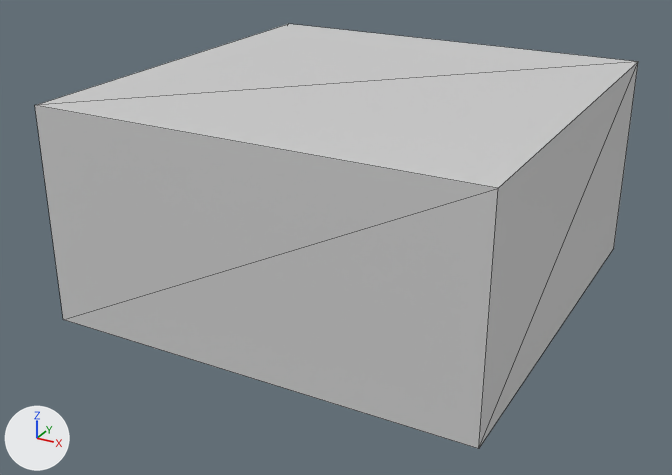
One commit to the COLLADA model res/modals/shapes/halfCube.dae: the scene before it, then after it.
One viewpoint serves both versions: a 50 mm camera at (0.942, -1.837, 0.521) aimed at (-0.029, -0.072, -0.362). Lighting does not change. The marker at lower left points along +X, +Y and +Z. Mesh edges are drawn as thin lines.

The first picture shows 'SHAPE'.
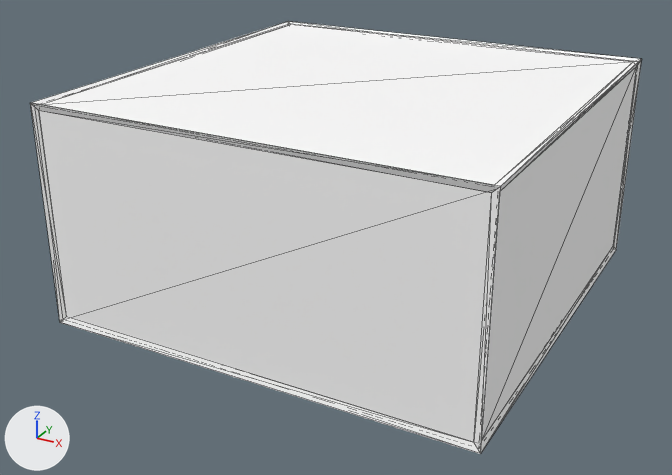
Where the change shows, as pixel boxes [x1, y1, x2, y2] in the pictures (672 x 475 px):
```json
{"object": "SHAPE", "change": "recoloured, surface changed", "before": [35, 24, 638, 449], "after": [35, 24, 638, 449]}
{"object": "WireFrame", "change": "added", "after": [30, 21, 642, 454]}
```

Edits to the scene script, one JSON object a line:
```json
{"op": "set", "path": "mat_material.base_color", "old": "(0.64, 0.64, 0.64)", "new": "(1.0, 1.0, 1.0)", "note": "light grey #d1d1d1 -> white #ffffff"}
{"op": "set", "path": "mat_material.roughness", "old": "0.44", "new": "0.9"}
{"op": "add", "block": "me_cube_001", "code": ["me_cube_001 = bpy.data.meshes.new('Cube.001')", "me_cube_001.from_pydata(...)  # 40 vertices, 96 faces; spans x -0.506..0.506, y -0.506..0.506, z -0.506..0.006", "me_cube_001.materials.append(mat_material)  # white #ffffff"]}
{"op": "add", "block": "ob_wireframe", "code": ["ob_wireframe = bpy.data.objects.new('WireFrame', me_cube_001)", "ob_wireframe.location = (0.0, 0.0, 0.0)"]}
```
